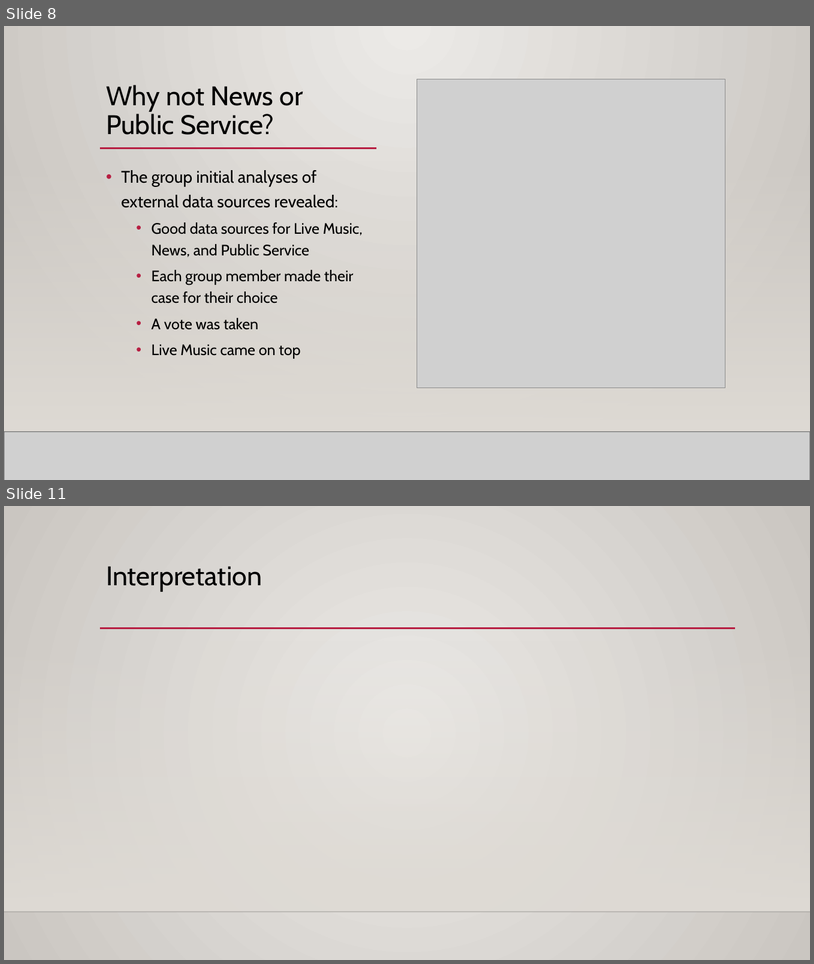
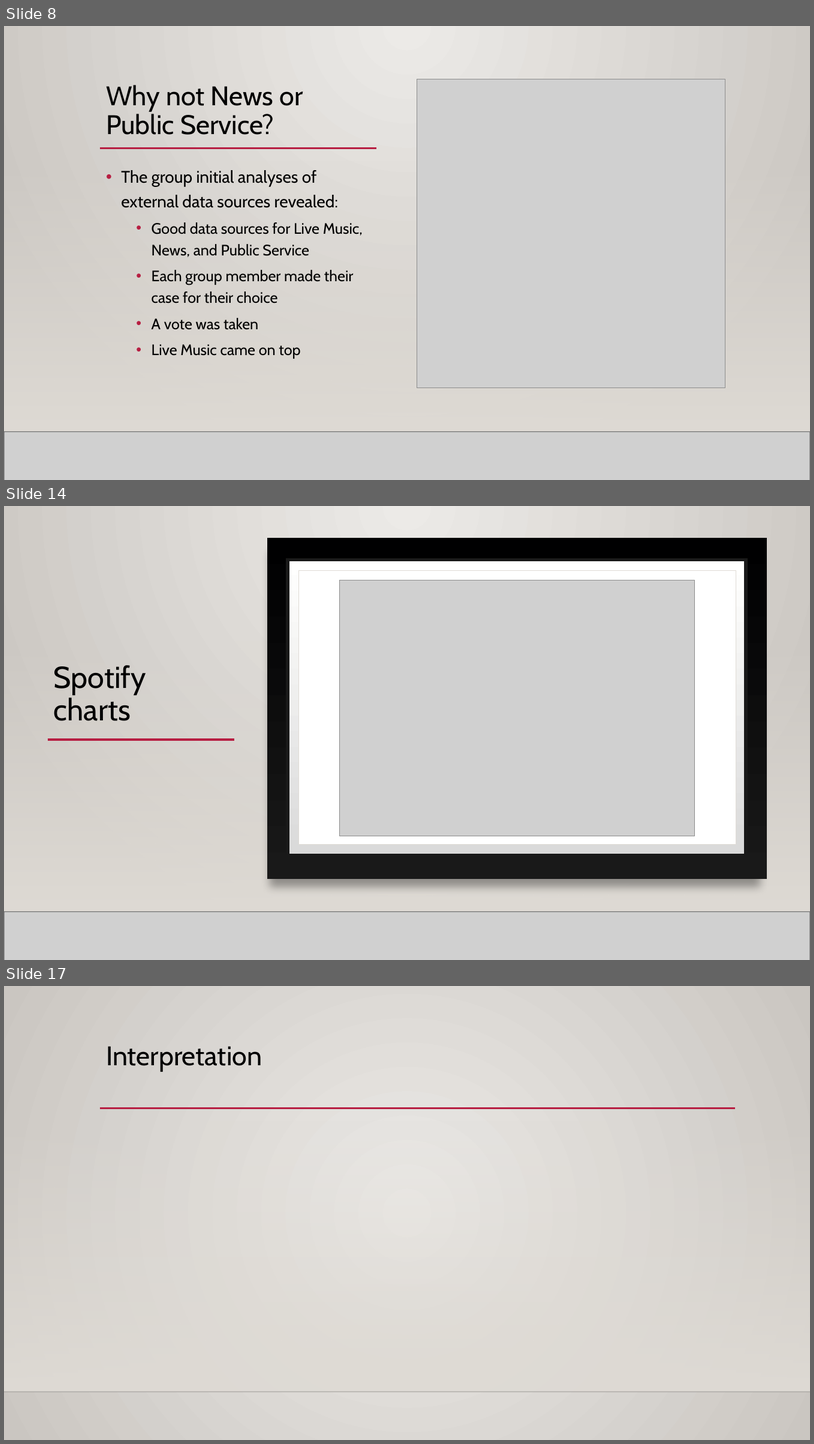
Before and after one commit to mahyarshu/Gigalytics, a slide deck: documents/Presentation/Innovators.pptx. Shown one above the other, each under a label of ours: slides 8 and 11 before the commit, slides 8, 14 and 17 after it; the slides between them are not shown. The pictures are 814x964 and 814x1444 pixels, drawn with LibreOffice and Linux fonts; fonts in the diff are those of the drawing; grey boxes stand for pictures; background and template pictures are left out. Boxes give left, top, right and bottom in pixels: in the first picture for what was removed or moved away, otherwise in the second. Text is boxed around its words. In the diff, an @@ line names an element or a change of style, - is before the commit and + after.

```diff
--- a/documents/Presentation/Innovators.pptx
+++ b/documents/Presentation/Innovators.pptx
@@ slide 14 added at <box>4,506,810,960</box>, background gradient #ECEAE7 to #CAC7C1; not listed: 3 template elements that a slide beside it also shows @@
@@ rectangle added at <box>4,506,810,960</box>, fill gradient #ECEAE7 to #CAC7C1 @@
@@ rectangle added at <box>267,538,767,879</box>, fill gradient #000001 to #191919 @@
@@ rectangle added at <box>288,560,746,855</box>, fill gradient #DADADA to #FFFFFE, outline #191919 4 pt @@
@@ rectangle added at <box>299,571,736,844</box>, fill #FFFFFF, outline #DFDBD5 0.5 pt @@
@@ picture added at <box>340,580,695,835</box> @@
@@ rectangle added at <box>4,640,810,912</box>, fill gradient #DFDBD5 @@
@@ rectangle added at <box>4,640,810,912</box>, fill gradient #DFDBD5 @@
@@ title added at <box>54,665,146,721</box>, 36 pt, text #000000 @@
+Spotify charts
@@ line added from (48, 739) to (234, 739), #B71E42 2.5 pt @@
@@ line added from (164, 739) to (735, 739), #B71E42 2.5 pt @@
@@ line added from (4, 912) to (810, 912), #000001 1 pt @@
@@ picture added at <box>4,912,810,960</box> @@
@@ line added from (4, 912) to (810, 912), #000001 1 pt @@
@@ what was slide 11 is now slide 17 @@
```
Also in this commit, not shown: 3 slides changed, 6 other slides added.
